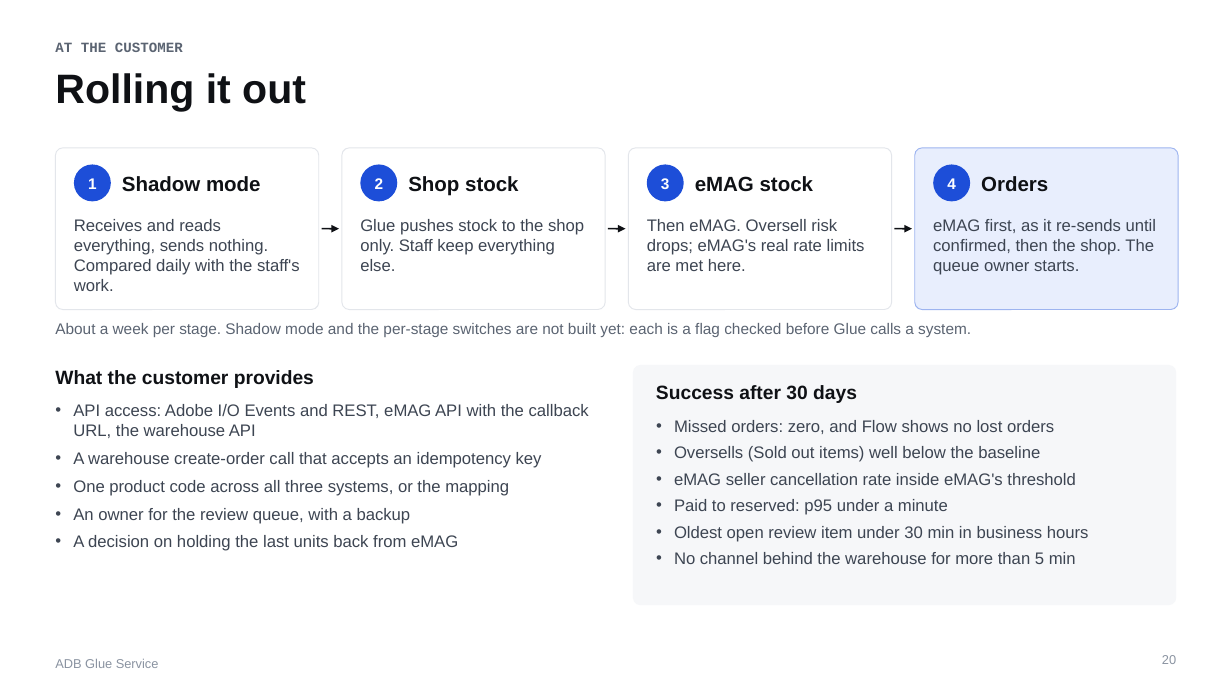
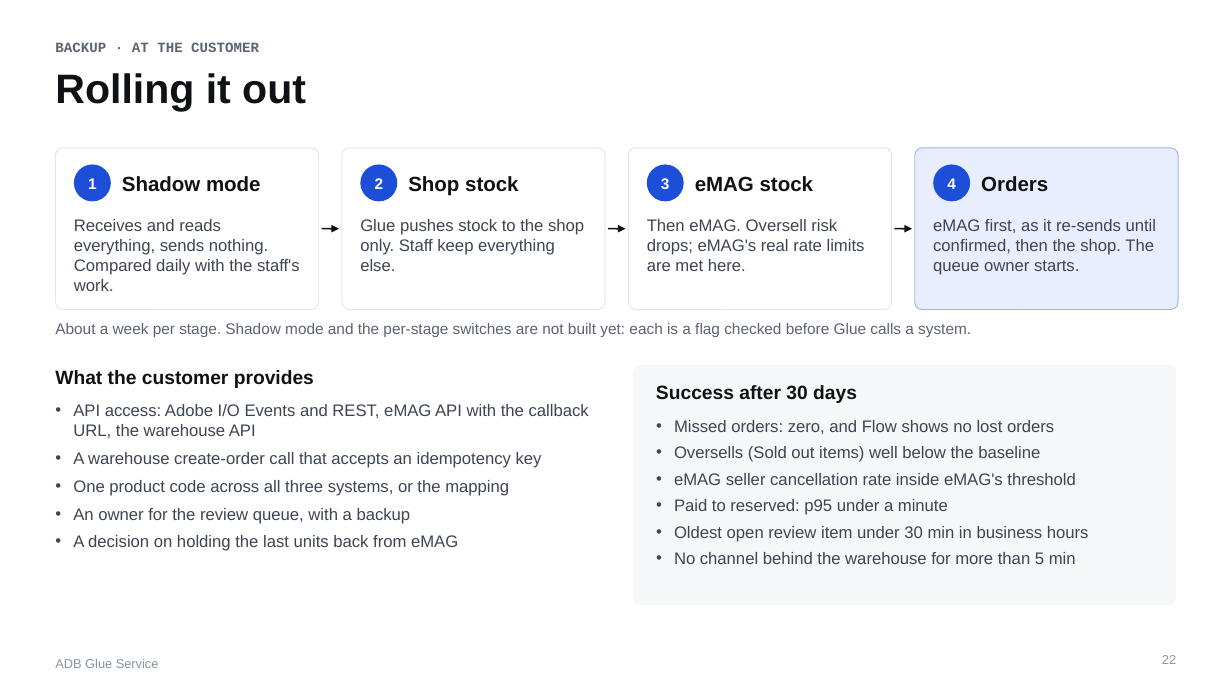
Before and after one commit to PantelimonGulie/adb-glue-service, a slide deck: slide 22 of docs/presentation/ADB-Glue-Service.pptx (slide 20 before the commit). Drawn at 1232x693 pixels with LibreOffice and Linux fonts; fonts in the diff are those of the drawing. Boxes give left, top, right and bottom in pixels: in the first picture for what was removed or moved away, otherwise in the second. Text is boxed around its words. In the diff, an @@ line names an element or a change of style, - is before the commit and + after.

Commit message:
Shorten the talk to 14 slides, with the detail moved to backup slides

```diff
--- a/docs/presentation/ADB-Glue-Service.pptx
+++ b/docs/presentation/ADB-Glue-Service.pptx
@@ text at (55, 42, 259, 52): text changed @@
-AT THE CUSTOMER
+BACKUP · AT THE CUSTOMER
@@ page number at (1162, 655, 1176, 664): text changed @@
-20
+22
```
Also in this commit, not shown: 9 other slides changed, 4 slides added, 2 slides removed, 1 other file.
